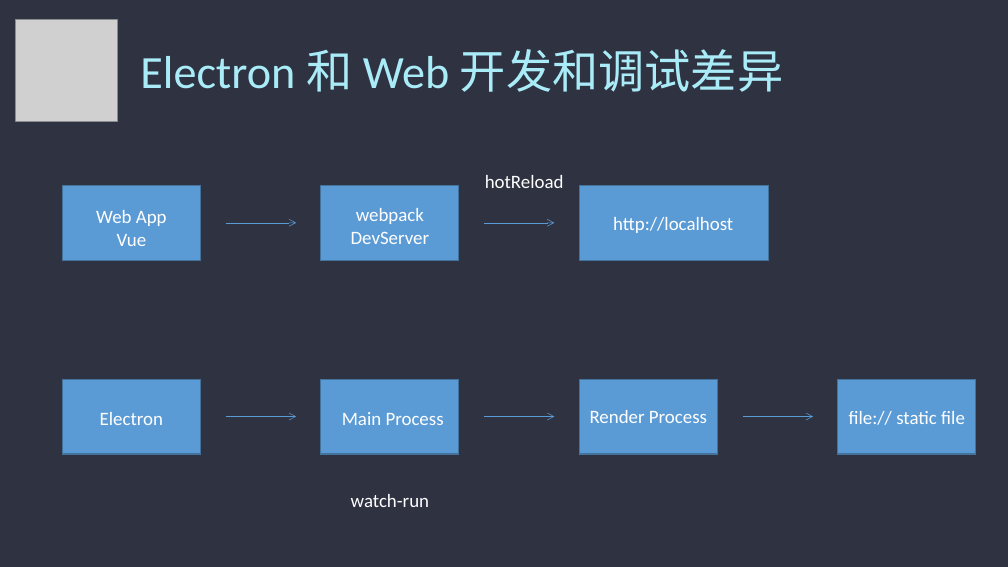
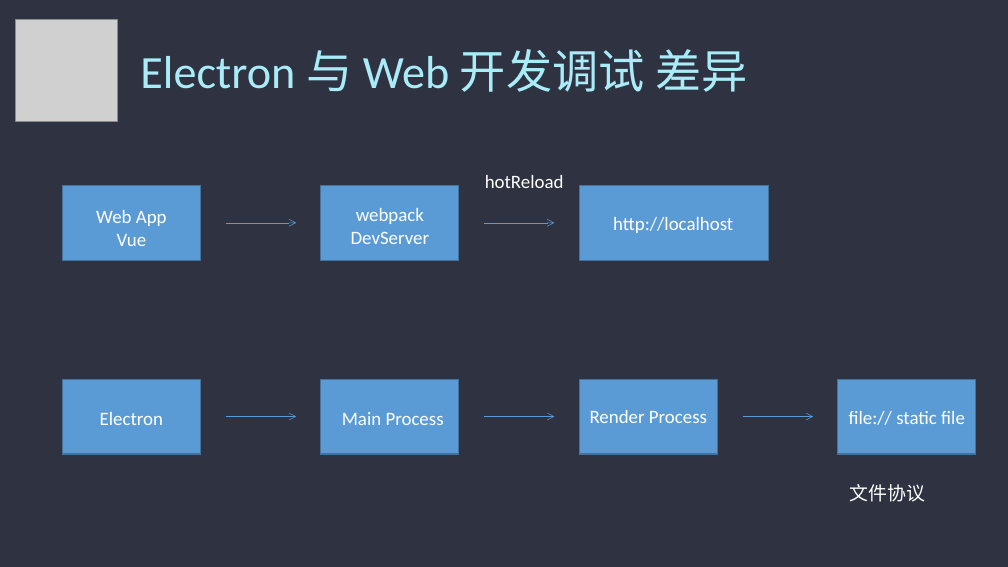
Before and after one commit to admiral20/electron-quick-start, a slide deck: slide 10 of ppt/electron.pptx. Drawn at 1008x567 pixels with LibreOffice and Linux fonts; fonts in the diff are those of the drawing; grey boxes stand for pictures. Boxes give left, top, right and bottom in pixels: in the first picture for what was removed or moved away, otherwise in the second. Text is boxed around its words. In the diff, an @@ line names an element or a change of style, - is before the commit and + after.

```diff
--- a/ppt/electron.pptx
+++ b/ppt/electron.pptx
@@ text at bbox=[140, 49, 747, 92]: text changed @@
-Electron 和 Web 开发和调试差异
+Electron 与 Web 开发调试 差异
@@ text removed at bbox=[351, 494, 429, 507] @@
-watch-run
@@ text added at bbox=[850, 484, 926, 502], 18 pt, text #FFFFFF @@
+文件协议
```
Also in this commit, not shown: 10 other slides changed, 1 other file.
